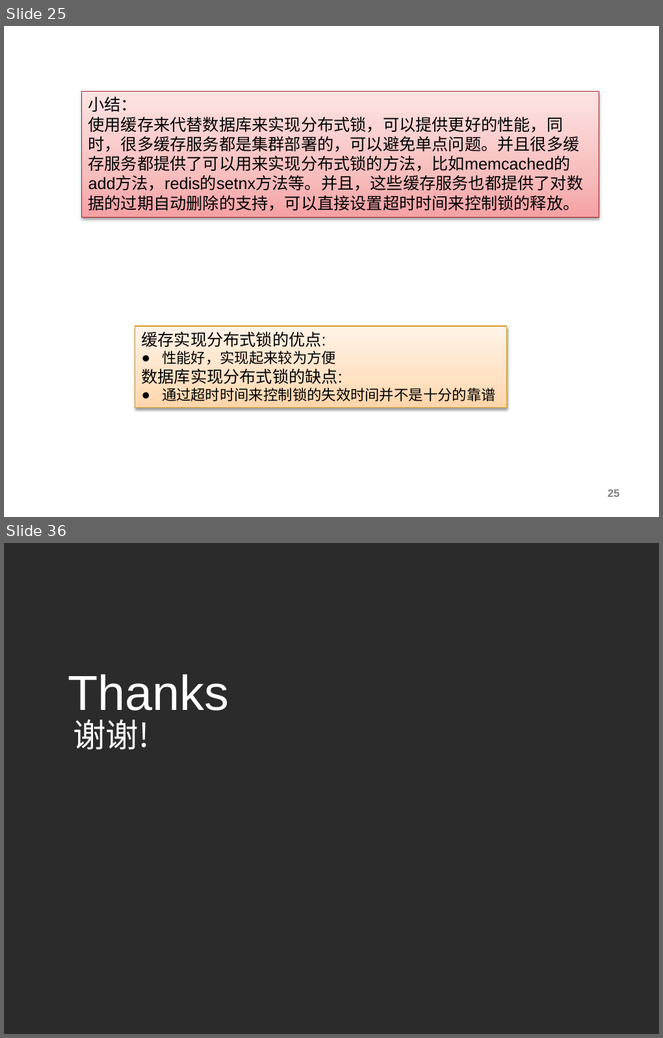
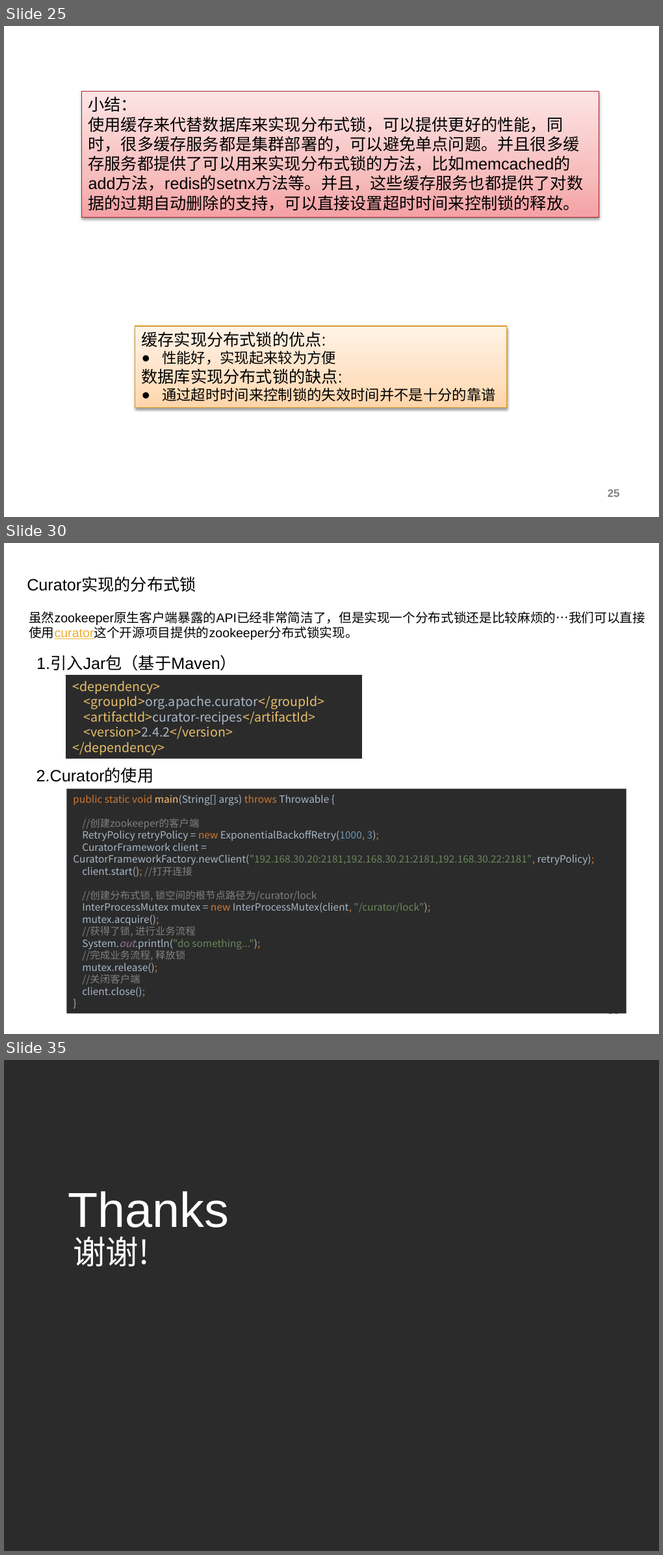
Before and after one commit to charlesmao/document, a slide deck: 分布式锁的三种实现方式-20180419.pptx. Shown one above the other, each under a label of ours: slides 25 and 36 before the commit, slides 25, 30 and 35 after it; the slides between them are not shown. The pictures are 663x1038 and 663x1555 pixels, drawn with LibreOffice and Linux fonts; fonts in the diff are those of the drawing; background and template pictures are left out; a plain dark background stands for a picture behind light text. Boxes give left, top, right and bottom in pixels: in the first picture for what was removed or moved away, otherwise in the second. Text is boxed around its words. In the diff, an @@ line names an element or a change of style, - is before the commit and + after.

```diff
--- a/分布式锁的三种实现方式-20180419.pptx
+++ b/分布式锁的三种实现方式-20180419.pptx
@@ slide 30 added at <box>4,543,659,1034</box>, background #FFFFFF @@
@@ title added at <box>27,577,196,592</box>, 18 pt, text #000000 @@
+Curator实现的分布式锁
@@ text added at <box>29,611,646,640</box>, 14 pt, text #000000 @@
+虽然zookeeper原生客户端暴露的API已经非常简洁了，但是实现一个分布式锁还是比较麻烦的…我们可以直接使用curator这个开源项目提供的zookeeper分布式锁实现。
@@ text added at <box>36,655,237,671</box>, 18 pt, text #000000 @@
+1.引入Jar包（基于Maven）
@@ rectangle added at <box>66,675,362,759</box>, fill #2B2B2B, 14 pt, text #E8BF6A @@
+<dependency>
+<groupId>org.apache.curator</groupId>
+<artifactId>curator-recipes</artifactId>
+<version>2.4.2</version>
+</dependency>
@@ text added at <box>36,769,154,783</box>, 18 pt, text #000000 @@
+2.Curator的使用
@@ rectangle added at <box>67,789,627,1014</box>, fill #2B2B2B, 11 pt, text #A9B7C6 @@
+public static void main(String[] args) throws Throwable {
+//创建zookeeper的客户端
+RetryPolicy retryPolicy = new ExponentialBackoffRetry(1000, 3);
+CuratorFramework client = CuratorFrameworkFactory.newClient("192.168.30.20:2181,192.168.30.21:2181,192.168.30.22:2181", retryPolicy);
+client.start(); //打开连接
+//创建分布式锁, 锁空间的根节点路径为/curator/lock
+InterProcessMutex mutex = new InterProcessMutex(client, "/curator/lock");
+mutex.acquire();
+//获得了锁, 进行业务流程
+System.out.println("do something...");
+//完成业务流程, 释放锁
+mutex.release();
+//关闭客户端
+client.close();
+}
@@ page number added at <box>608,1014,620,1017</box>, 12 pt, text #808080, bold @@
+30
@@ what was slide 36 is now slide 35 @@
```
Also in this commit, not shown: 12 slides changed, 8 other slides added, 10 slides removed.
